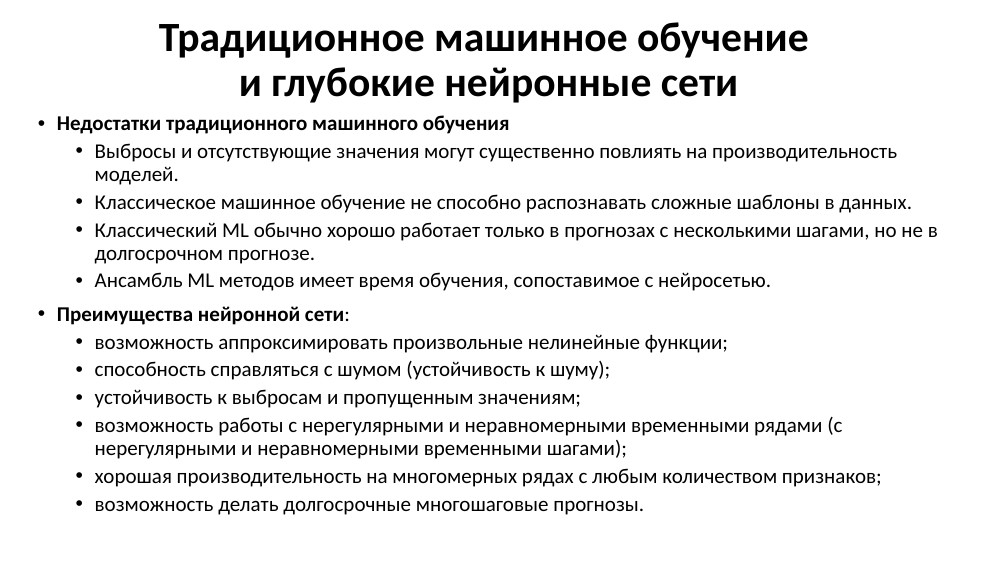
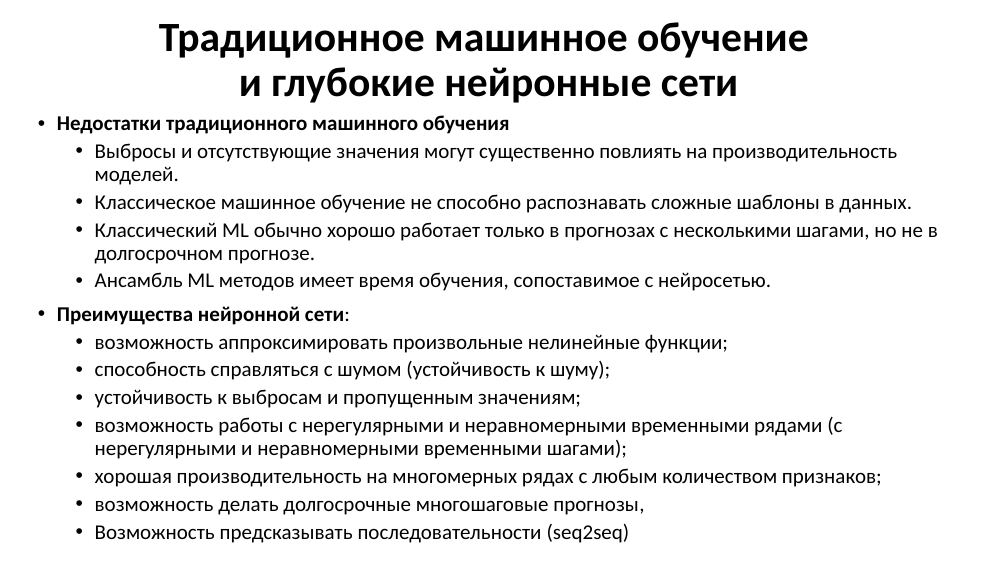
Before and after one commit to MVRonkin/TimeSeriesCourse, a slide deck: slide 2 of 2025/LEC/07 глубокое обучение нейронных сетей.pptx. Drawn at 1008x567 pixels with LibreOffice and Linux fonts; fonts in the diff are those of the drawing. Boxes give left, top, right and bottom in pixels: in the first picture for what was removed or moved away, otherwise in the second. Text is boxed around its words. In the diff, an @@ line names an element or a change of style, - is before the commit and + after.

```diff
--- a/2025/LEC/07 глубокое обучение нейронных сетей.pptx
+++ b/2025/LEC/07 глубокое обучение нейронных сетей.pptx
@@ text at [95, 500, 644, 543]: text changed @@
-  • возможность делать долгосрочные многошаговые прогнозы.
+  • возможность делать долгосрочные многошаговые прогнозы,
+  • Возможность предсказывать последовательности (seq2seq)
```
Also in this commit, not shown: 6 other slides changed, 7 slides added, 1 slide removed.
